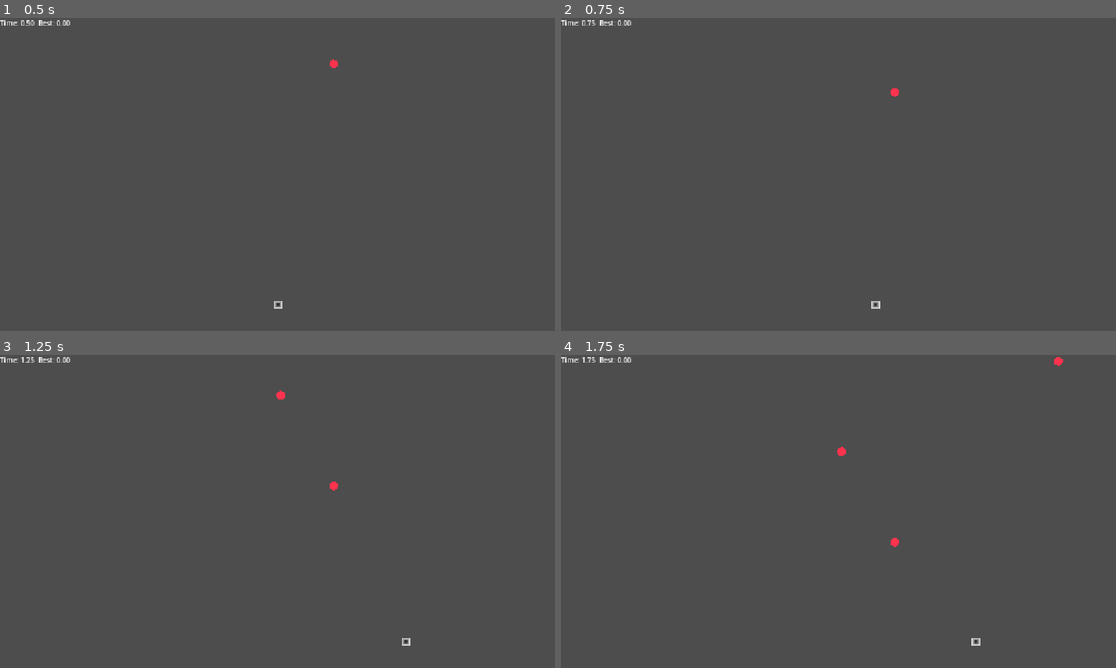
Above: before the commit, frames 1-4 (two rows, left to right).
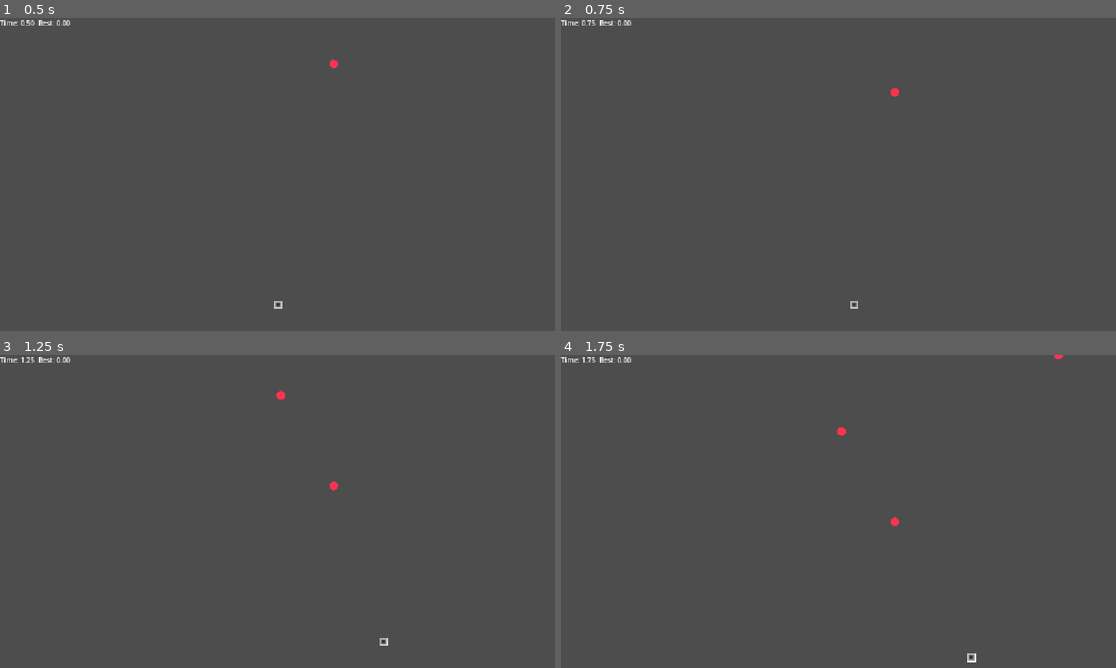
Above: after the commit, the same moments.

Repository: ahr8/GameDev_HS25_Avoidance
Game: Godot game, scene res://Scenes/Main.tscn
Two runs of this game, one before a commit and one after it. Both use one fixed random seed, a clock stepped at 60 frames per second and the inputs below.
Inputs:
- Up to frame 1 (0.5 s): no input
- Up to frame 2 (0.75 s): hold Right (ui_right) from 0.53 s (still down)
- Up to frame 3 (1.25 s): keep holding Right (ui_right)
- Up to frame 4 (1.75 s): release Right (ui_right) at 1.28 s; hold Down (ui_down) from 1.28 s (still down)

Frame 1 is identical in both runs. In frame 2, less than 0.1% of the frame differs, in the area x 52-58%, y 90-93%; in frame 3, less than 0.1%; in frame 4, 0.3%, in the area x 49-91%, y 0-99%.

Commit message:
movement mechanics

Diff:
--- a/Scenes/Main.tscn
+++ b/Scenes/Main.tscn
@@ -43,27 +43,28 @@
 text = "Time: 0.00 Best: 0.00"
 
 [node name="GameOver" type="Control" parent="UI"]
-visible = false
 layout_mode = 3
 anchors_preset = 1
 anchor_left = 1.0
 anchor_right = 1.0
-offset_left = -40.0
+offset_left = -286.0
 offset_bottom = 40.0
 grow_horizontal = 0
 
-[node name="ColorRect" type="ColorRect" parent="UI/GameOver"]
-layout_mode = 0
-offset_right = 40.0
-offset_bottom = 40.0
-
 [node name="Label" type="Label" parent="UI/GameOver"]
 layout_mode = 0
-offset_right = 40.0
-offset_bottom = 23.0
-text = "GAME OVER\\nPress Enter to Retry"
+offset_left = -572.0
+offset_top = 294.0
+offset_right = -192.0
+offset_bottom = 435.0
+theme_override_font_sizes/font_size = 50
+text = "GAME OVER
+Press R to Retry"
 
 [node name="DotSpawner" type="Node" parent="."]
 process_mode = 1
 script = ExtResource("4_pbw6q")
 dot_scene = ExtResource("5_v1gob")
+
+[node name="Camera2D" type="Camera2D" parent="."]
+anchor_mode = 0
--- a/Scripts/Dot.gd
+++ b/Scripts/Dot.gd
@@ -10,7 +10,7 @@
 	queue_redraw()
 
 func _process(delta):
-	global_position.y += fall_speed * delta
+	global_position.y += fall_speed * GameState.dot_speed_multiplier * delta
 	if global_position.y > screen_h + radius + 10.0:
 		queue_free()
 
--- a/Scripts/GameState.gd
+++ b/Scripts/GameState.gd
@@ -1,3 +1,4 @@
 # GameState.gd
 extends Node
 var best_time := 0.0
+var dot_speed_multiplier := 1.0
--- a/Scripts/Player.gd
+++ b/Scripts/Player.gd
@@ -2,17 +2,88 @@
 
 @export var speed := 420.0
 var screen_size := Vector2.ZERO
+@export var vertical_nudge := 60.0
+@export var effect_duration := 3.0
+@export var effect_cooldown := 3.0
+@export var acceleration := 1600.0
+@export var deceleration := 2000.0
+@export var nudge_max_speed := 600.0
+@export var nudge_acceleration := 2400.0
+@export var nudge_spring_stiffness := 120.0
+@export var nudge_spring_damping := 14.0
+@export var y_margin := 24.0
+
+var effect_active := false
+var effect_timer := 0.0
+var cooldown_timer := 0.0
+var effect_direction := 0 # 1 for up (faster), -1 for down (slower)
+var base_y := 0.0
+var nudge_velocity := 0.0
 
 func _ready():
 	add_to_group("player")
 	screen_size = get_viewport().get_visible_rect().size
 	global_position = Vector2(screen_size.x * 0.5, screen_size.y - 60)
+	base_y = global_position.y
 	print("Player ready at ", global_position)
 
-func _physics_process(_delta):
+func _physics_process(delta):
+	# Horizontal movement
 	var x := Input.get_action_strength("ui_right") - Input.get_action_strength("ui_left")
-	if Engine.get_frames_drawn() % 30 == 0:
-		print("Input x:", x)
-	velocity = Vector2(x * speed, 0)
+	var target_speed := x * speed
+	if x != 0.0:
+		velocity.x = move_toward(velocity.x, target_speed, acceleration * delta)
+	else:
+		velocity.x = move_toward(velocity.x, 0.0, deceleration * delta)
+
+	# Handle effect timers
+	if cooldown_timer > 0.0:
+		cooldown_timer -= delta
+		if cooldown_timer < 0.0:
+			cooldown_timer = 0.0
+
+	if effect_active:
+		effect_timer -= delta
+		if effect_timer <= 0.0:
+			_end_effect()
+
+	# Start effects on press if available
+	if not effect_active and cooldown_timer == 0.0:
+		if Input.is_action_just_pressed("ui_up"):
+			_start_effect(1)
+		elif Input.is_action_just_pressed("ui_down"):
+			_start_effect(-1)
+
+	# Early end on release
+	if effect_active:
+		if (effect_direction == 1 and Input.is_action_just_released("ui_up")) or (effect_direction == -1 and Input.is_action_just_released("ui_down")):
+			_end_effect()
+
 	move_and_slide()
 	global_position.x = clamp(global_position.x, 24.0, screen_size.x - 24.0)
+	# Elastic nudge using spring-damper for overshoot and sling back on release
+	var target_y := base_y - (vertical_nudge * float(effect_direction) if effect_active else 0.0)
+	# Clamp target within screen bounds
+	target_y = clamp(target_y, y_margin, screen_size.y - y_margin)
+	var displacement := global_position.y - target_y
+	var accel_y := -nudge_spring_stiffness * displacement - nudge_spring_damping * nudge_velocity
+	nudge_velocity += accel_y * delta
+	# Cap nudge velocity to keep motion controlled
+	nudge_velocity = clamp(nudge_velocity, -nudge_max_speed, nudge_max_speed)
+	global_position.y += nudge_velocity * delta
+	# Ensure final position stays in bounds
+	global_position.y = clamp(global_position.y, y_margin, screen_size.y - y_margin)
+
+
+func _start_effect(dir: int) -> void:
+	effect_active = true
+	effect_direction = dir
+	effect_timer = effect_duration
+	GameState.dot_speed_multiplier = 1.6 if dir == 1 else 0.6
+
+func _end_effect() -> void:
+	effect_active = false
+	effect_timer = 0.0
+	cooldown_timer = effect_cooldown
+	effect_direction = 0
+	GameState.dot_speed_multiplier = 1.0
--- a/Scripts/UI.gd
+++ b/Scripts/UI.gd
@@ -3,6 +3,12 @@
 var t := 0.0
 @onready var timer_label: Label = $TimerLabel
 @onready var panel: Control = $GameOver
+@onready var game_over_label: Label = $GameOver/Label
+
+func _ready():
+	# Ensure Game Over UI starts hidden
+	panel.visible = false
+	game_over_label.visible = false
 
 func _process(delta):
 	if get_tree().paused:
@@ -15,5 +21,7 @@
 	# Update the global best
 	GameState.best_time = max(GameState.best_time, t)
 	panel.visible = true
+	# Force-toggle the label to match panel visibility
+	game_over_label.visible = true
 	# Refresh the label immediately so it shows the new best even if paused
 	timer_label.text = "Time: %.2f  Best: %.2f" % [t, GameState.best_time]
